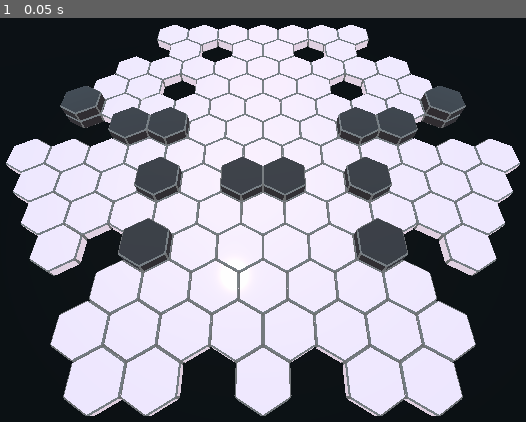
Above: before the commit, frame 1.
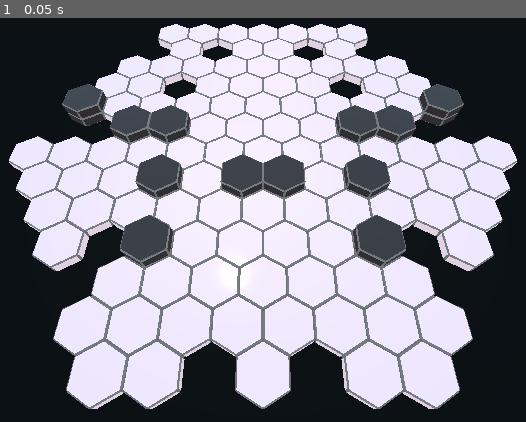
Above: after the commit, the same moment.

Repository: Tess-Qieu/Alakazam-Phoenix
Game: Godot game, scene res://Map.tscn
The game is run twice, just before and just after one commit, with the same random seed, the same clock (stepped at 60 frames per second) and the same inputs.
Inputs:
- Up to frame 1 (0.05 s): no input

The runs differ from the first frame. In frame 1, 14% of the frame differs, in the area x 1-99%, y 1-99%.

Commit message:
rotation view enable + floor

Diff:
--- a/HexGrid/Map.gd
+++ b/HexGrid/Map.gd
@@ -5,10 +5,13 @@
 
 var rng = RandomNumberGenerator.new()
 var grid = []
+var is_button_right_pressed
 
 const PROBA_CELL_FULL = 0.15
 const PROBA_CELL_HOLE = 0.15
 const RAY = 6
+
+const SPEED_DECREASE = 20000
 
 
 func _ready():
@@ -81,3 +84,40 @@
 			elif kind == 'full':
 				instance_cell(Cell_Grey, q, r, kind)
 				instance_cell(Cell_Grey, q, r, kind, 1)
+
+
+func _on_Floor_input_event(_camera, event, _click_position, _click_normal, _shape_idx):
+	# Rotate the view around the Origin(0,0)
+
+	if Input.is_mouse_button_pressed(BUTTON_RIGHT) and event is InputEventMouseMotion:
+		var center_screen = get_viewport().size/2
+		var mouse_position = get_viewport().get_mouse_position()
+		var ratio = 1.1
+		if event.speed.y != 0 :
+			ratio = event.speed.x / event.speed.y # if > 1 move along x, else along y
+
+		if mouse_position.x < center_screen.x:
+			if mouse_position.y < center_screen.y:
+				# up left
+				if ratio < 1:
+					$Origin.rotate_y(-event.speed.y/SPEED_DECREASE)
+				else :
+					$Origin.rotate_y(event.speed.x/SPEED_DECREASE)
+			else:
+				# down left
+				if ratio < 1:
+					$Origin.rotate_y(-event.speed.y/SPEED_DECREASE)
+				else:
+					$Origin.rotate_y(-event.speed.x/SPEED_DECREASE)
+		else:
+			if mouse_position.y < center_screen.y:
+				# up right
+				if ratio < 1:
+					$Origin.rotate_y(event.speed.y/SPEED_DECREASE)
+				else:
+					$Origin.rotate_y(event.speed.x/SPEED_DECREASE)
+			else:
+				if ratio < 1:
+					$Origin.rotate_y(event.speed.y/SPEED_DECREASE)
+				else:
+					$Origin.rotate_y(-event.speed.x/SPEED_DECREASE)
--- a/HexGrid/Map.tscn
+++ b/HexGrid/Map.tscn
@@ -17,17 +17,18 @@
 spot_range = 17.9272
 spot_angle = 50.9421
 
-[node name="origin" type="Position3D" parent="."]
+[node name="Origin" type="Position3D" parent="."]
 
-[node name="Camera" type="Camera" parent="origin"]
-transform = Transform( 1, 0, 0, 0, 0.5, 0.866025, 0, -0.866025, 0.5, 0, 11.9382, 9.81134 )
+[node name="Camera" type="Camera" parent="Origin"]
+transform = Transform( 1, 0, 0, 0, 0.5, 0.866025, 0, -0.866025, 0.5, 0, 12, 10 )
 
-[node name="StaticBody" type="StaticBody" parent="."]
-transform = Transform( 30, 0, 0, 0, 1, 0, 0, 0, 30, 0, -1, 0 )
+[node name="Floor" type="StaticBody" parent="."]
+transform = Transform( 50, 0, 0, 0, 1, 0, 0, 0, 50, 0, -1, 0 )
 
-[node name="CollisionShape" type="CollisionShape" parent="StaticBody"]
+[node name="CollisionShape" type="CollisionShape" parent="Floor"]
 shape = SubResource( 1 )
 
-[node name="MeshInstance" type="MeshInstance" parent="StaticBody"]
+[node name="MeshInstance" type="MeshInstance" parent="Floor"]
 mesh = SubResource( 2 )
 material/0 = SubResource( 3 )
+[connection signal="input_event" from="Floor" to="." method="_on_Floor_input_event"]
--- a/HexGrid/Prefabs/Cell/Cell.gd
+++ b/HexGrid/Prefabs/Cell/Cell.gd
@@ -25,10 +25,12 @@
 	translation.z = r * TRANS_DOWNRIGHT[1]
 
 
-func _on_Area_input_event(camera, event, click_position, click_normal, shape_idx):
+func _on_Area_input_event(_camera, event, _click_position, _click_normal, _shape_idx):
 	if event is InputEventMouseButton:
 		if event.button_index == BUTTON_LEFT and event.pressed == true:
-			print('Cell {0} / {1} clicked !'.format([q, r]))
+#			print('Cell {0} / {1} clicked !'.format([q, r]))
+			pass
 
 	elif event is InputEventMouseMotion:
-		print('Cell {0} / {1} motionned !'.format([q, r]))
+#		print('Cell {0} / {1} motionned !'.format([q, r]))
+		pass
